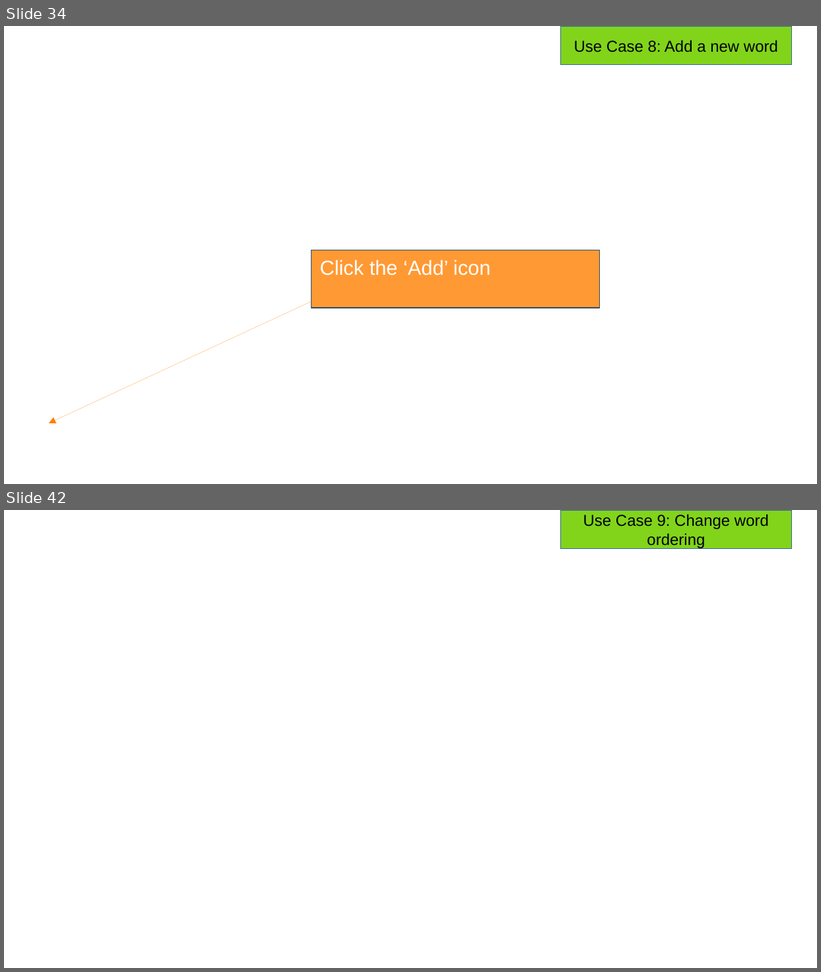
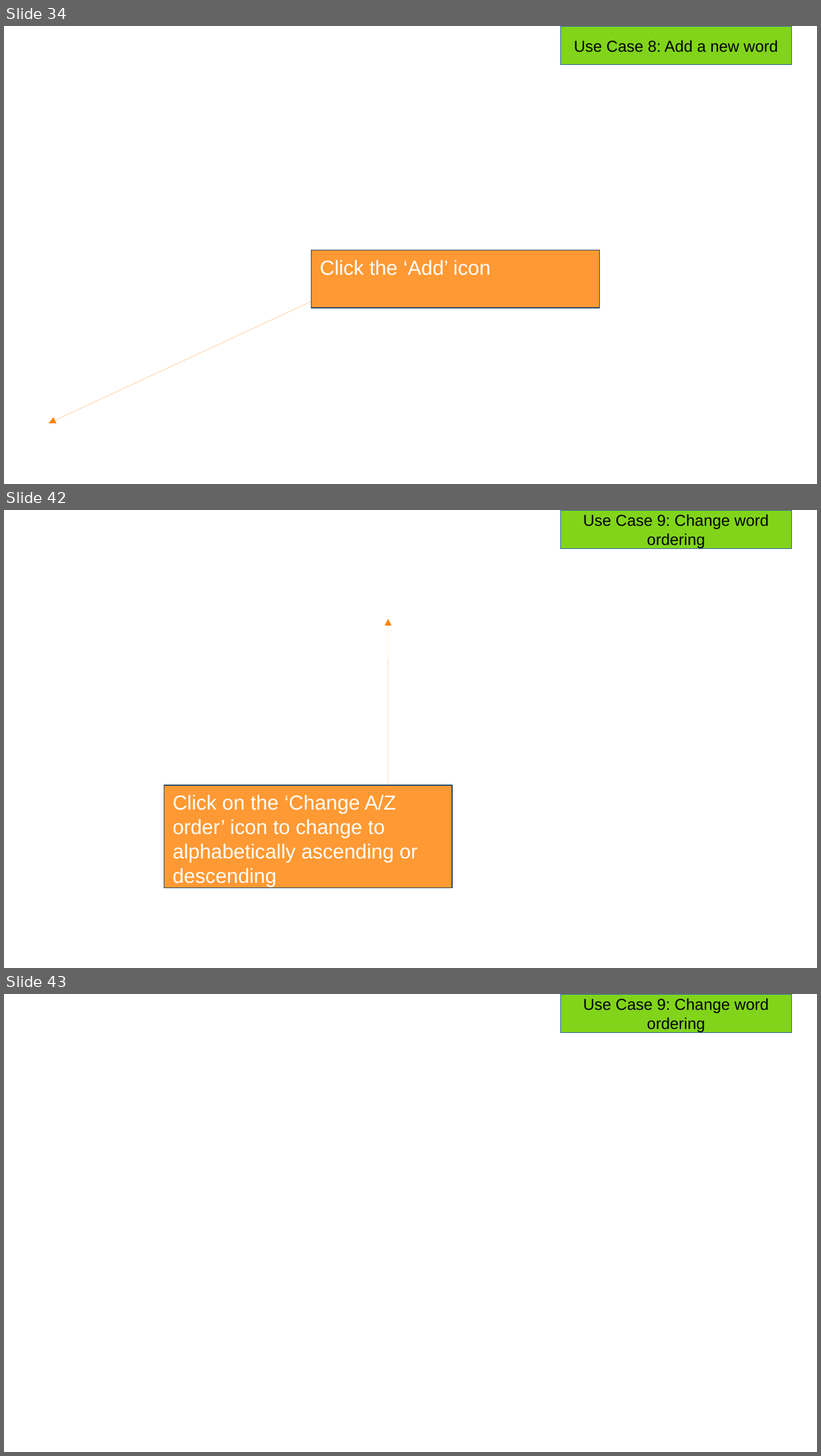
Before and after one commit to SaltyW123/gp20, a slide deck: dev/20200218/osp1/UI-Spec-Presentation/Demo_of_UI.odp. Shown one above the other, each under a label of ours: slides 34 and 42 before the commit, slides 34, 42 and 43 after it; the slides between them are not shown. The pictures are 821x972 and 821x1456 pixels, drawn with LibreOffice and Linux fonts; fonts in the diff are those of the drawing; background and template pictures are left out. Boxes give left, top, right and bottom in pixels: in the first picture for what was removed or moved away, otherwise in the second. Text is boxed around its words. In the diff, an @@ line names an element or a change of style, - is before the commit and + after.

```diff
--- a/dev/20200218/osp1/UI-Spec-Presentation/Demo_of_UI.odp
+++ b/dev/20200218/osp1/UI-Spec-Presentation/Demo_of_UI.odp
@@ slide 42 added at <box>4,510,817,968</box>, background picture (left out) @@
@@ rectangle added at <box>561,510,791,548</box>, fill #81D41A, outline #3465A4 0 pt, 14 pt, text #000000 @@
+Use Case 9: Change word ordering
@@ arrow added from (388, 786) to (388, 619), #FF8000 0 pt @@
@@ rectangle added at <box>164,786,453,888</box>, fill #FF8000 at 80% opacity, outline #2D4D6A 0.99 pt, 18 pt, text #FFFFFF @@
+Click on the ‘Change A/Z order’ icon to change to alphabetically ascending or descending
@@ what was slide 42 is now slide 43 @@
```
Also in this commit, not shown: 16 slides changed, 21 other files.
